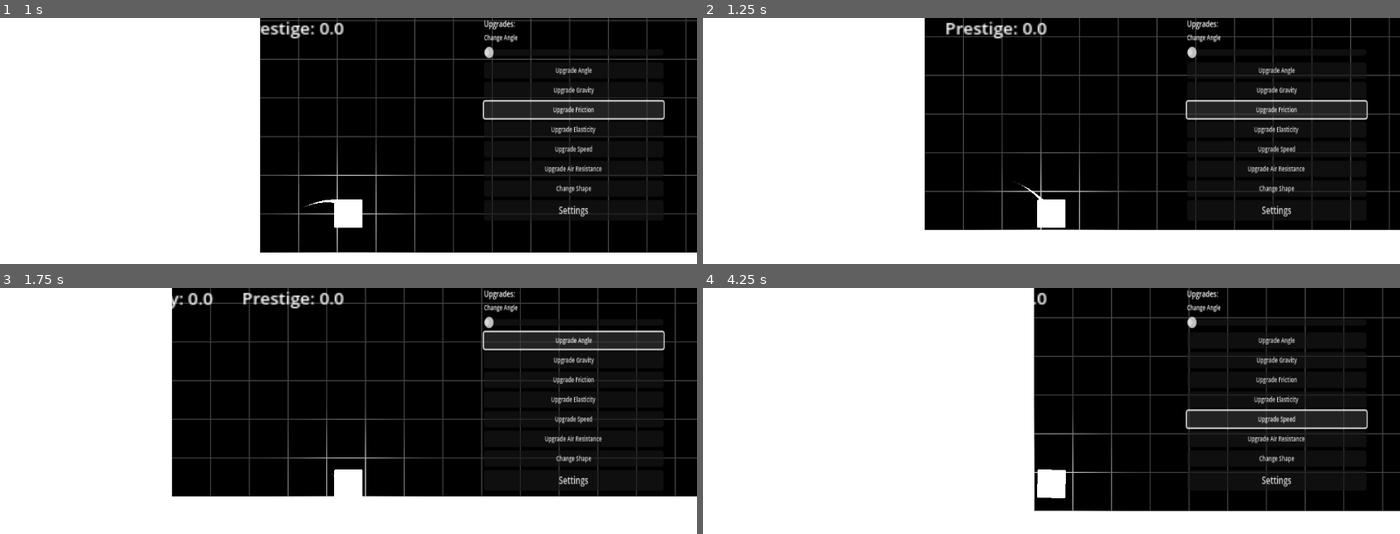
Above: before the commit, frames 1-4 (two rows, left to right).
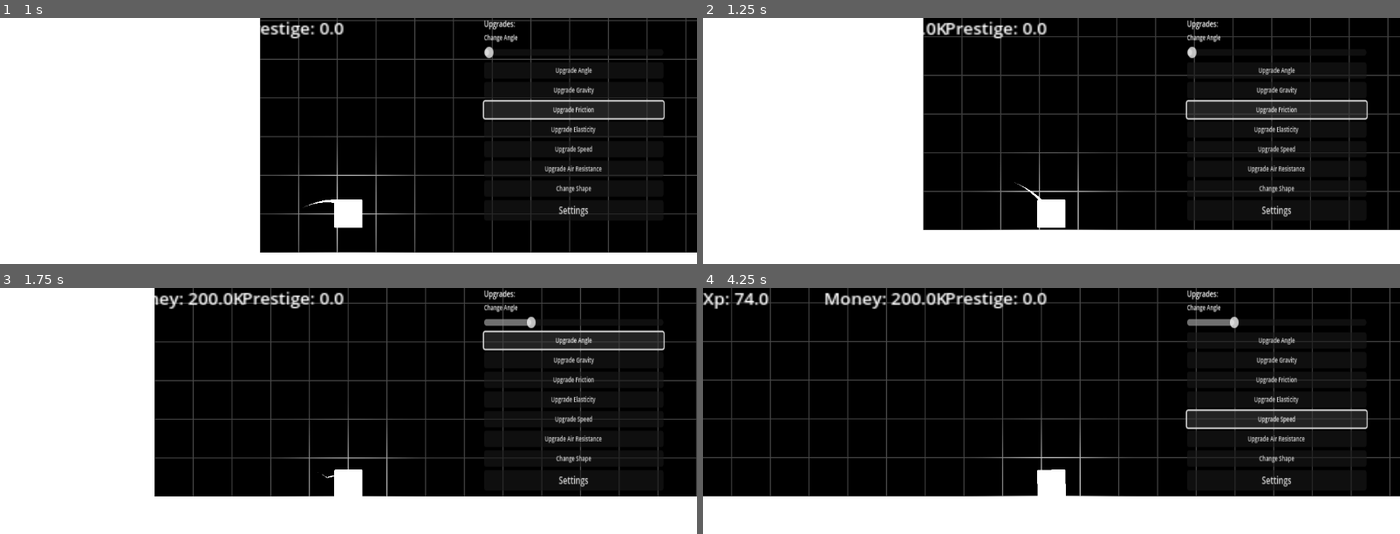
Above: after the commit, the same moments.

Repository: Lueegee1/Skr-t-Kast-Spil
Game: Godot game, scene res://main/root.tscn
Two runs of this game, one before a commit and one after it. Both use one fixed random seed, a clock stepped at 60 frames per second and the inputs below.
Inputs:
- Up to frame 1 (1 s): click "Upgrade Friction" at 0.5 s
- Up to frame 2 (1.25 s): no input
- Up to frame 3 (1.75 s): click "Upgrade Angle" at 1.25 s
- Up to frame 4 (4.25 s): click "Upgrade Gravity" at 2 s; click "Upgrade Elasticity" at 2.75 s; click "Upgrade Speed" at 3.5 s

Frame 1 is identical in both runs. In frame 2, 3.1% of the frame differs, in the area x 31-99%, y 0-87%; in frame 3, 5.9%; in frame 4, 48%, in the area x 0-100%, y 0-91%.

Commit message:
Less friction

Diff:
--- a/main/BallMechanics.gd
+++ b/main/BallMechanics.gd
@@ -14,7 +14,7 @@
 @export var time_between_launch = 0.5                  # the time between launch command being given and the RigidBody2D actually being launched
 @export var air_resistance = 0.5                     # uses the "damp" variable as air resistance
 @export var gravity = 1                                # uses the "gravity_scale" as gravity
-@export var ground_friction = 0.1                      # uses PhysicsMaterial's "friction" as friction
+@export var ground_friction = 0.00001                     # uses PhysicsMaterial's "friction" as friction
 @export var ground_elasticity = 0.5                    # uses PhysicsMaterial's "bounce" as the grounds elasticity
 
 # variables
--- a/main/Global.gd
+++ b/main/Global.gd
@@ -1,6 +1,6 @@
 extends Node2D
 var exp = 0
-var money = 0
+var money = 200000
 var prestige = 0
 var in_menu: bool = false
 
--- a/main/Ui_And_Mainscript.gd
+++ b/main/Ui_And_Mainscript.gd
@@ -89,7 +89,7 @@
 
 func _on_friction_upgrade_pressed():
 	if not Global.in_menu:
-		buy_and_upgrade(friction_price, "ground_friction", -0.05, 2)
+		buy_and_upgrade(friction_price, "ground_friction", -0.05, 2, 0.000001)
 
 func _on_elasticity_upgrade_pressed():
 	if not Global.in_menu:
